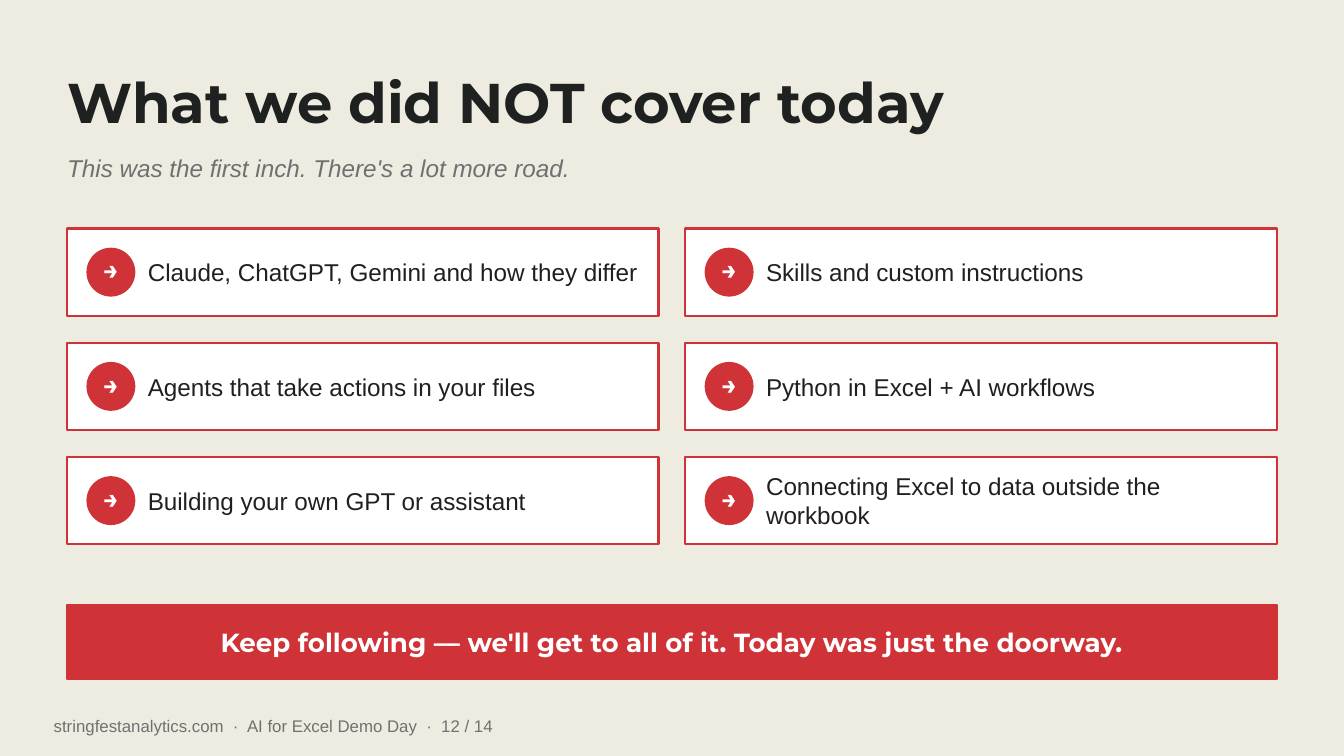
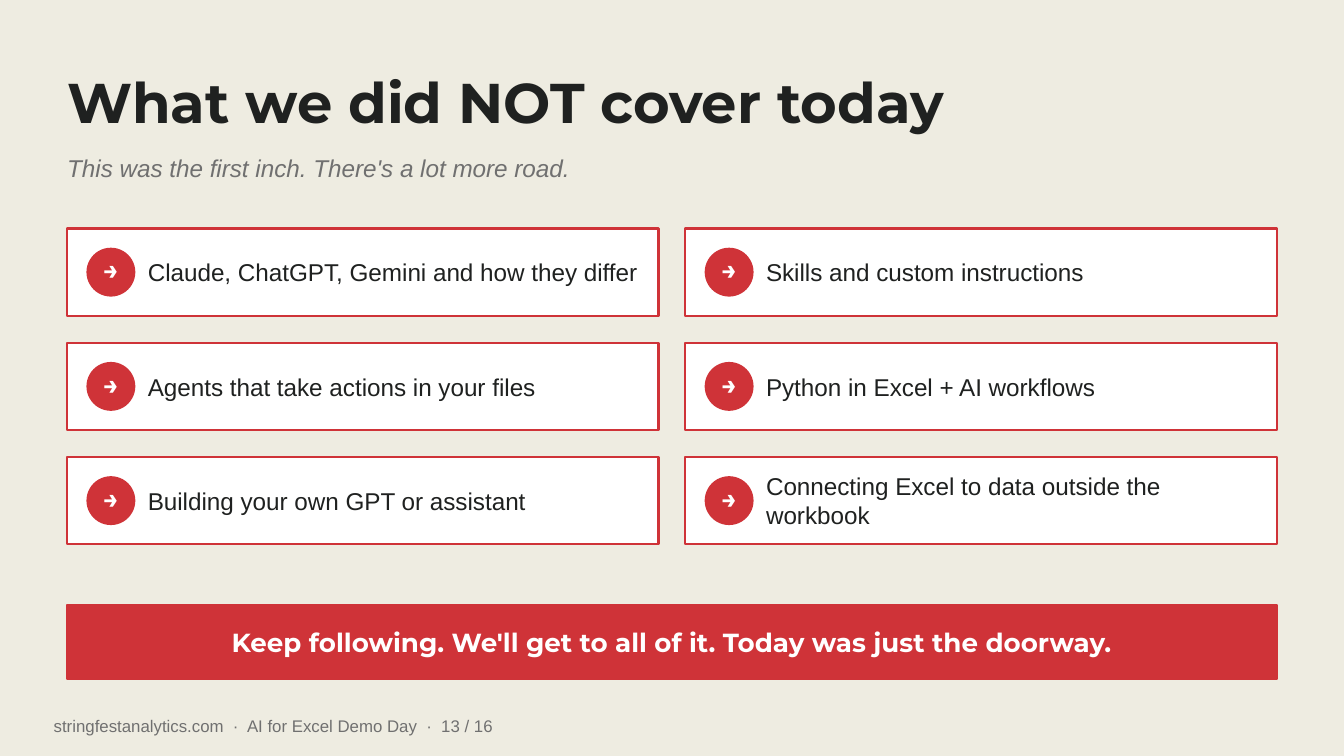
Before and after one commit to stringfestdata/ai-for-excel-demo-day, a slide deck: slide 13 of AI-for-Excel-Demo-Day.pptx (slide 12 before the commit). Drawn at 1344x756 pixels with LibreOffice and Linux fonts; fonts in the diff are those of the drawing. Boxes give left, top, right and bottom in pixels: in the first picture for what was removed or moved away, otherwise in the second. Text is boxed around its words. In the diff, an @@ line names an element or a change of style, - is before the commit and + after.

```diff
--- a/AI-for-Excel-Demo-Day.pptx
+++ b/AI-for-Excel-Demo-Day.pptx
@@ text at (232, 631, 1112, 658): text changed @@
-Keep following — we'll get to all of it. Today was just the doorway.
+Keep following. We'll get to all of it. Today was just the doorway.
@@ text at (54, 720, 493, 736): text changed @@
-stringfestanalytics.com · AI for Excel Demo Day · 12 / 14
+stringfestanalytics.com · AI for Excel Demo Day · 13 / 16
```
Also in this commit, not shown: 13 other slides changed, 2 slides added, 1 other file.
